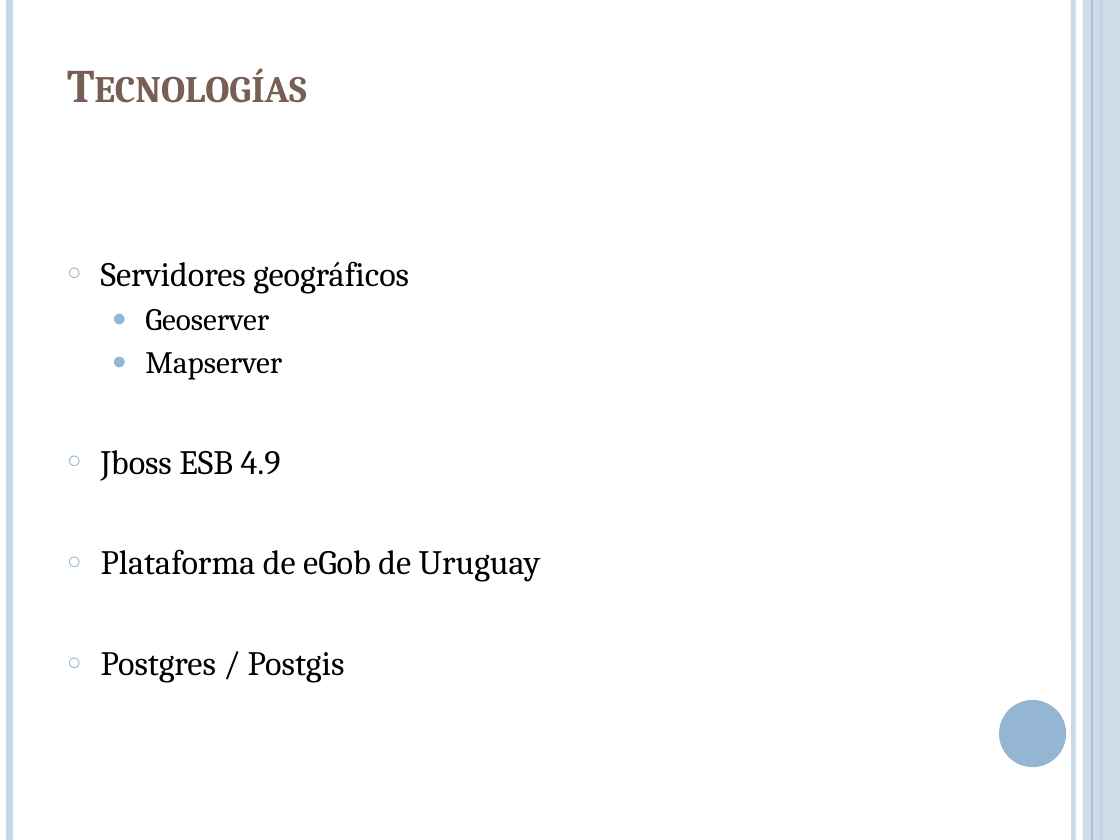
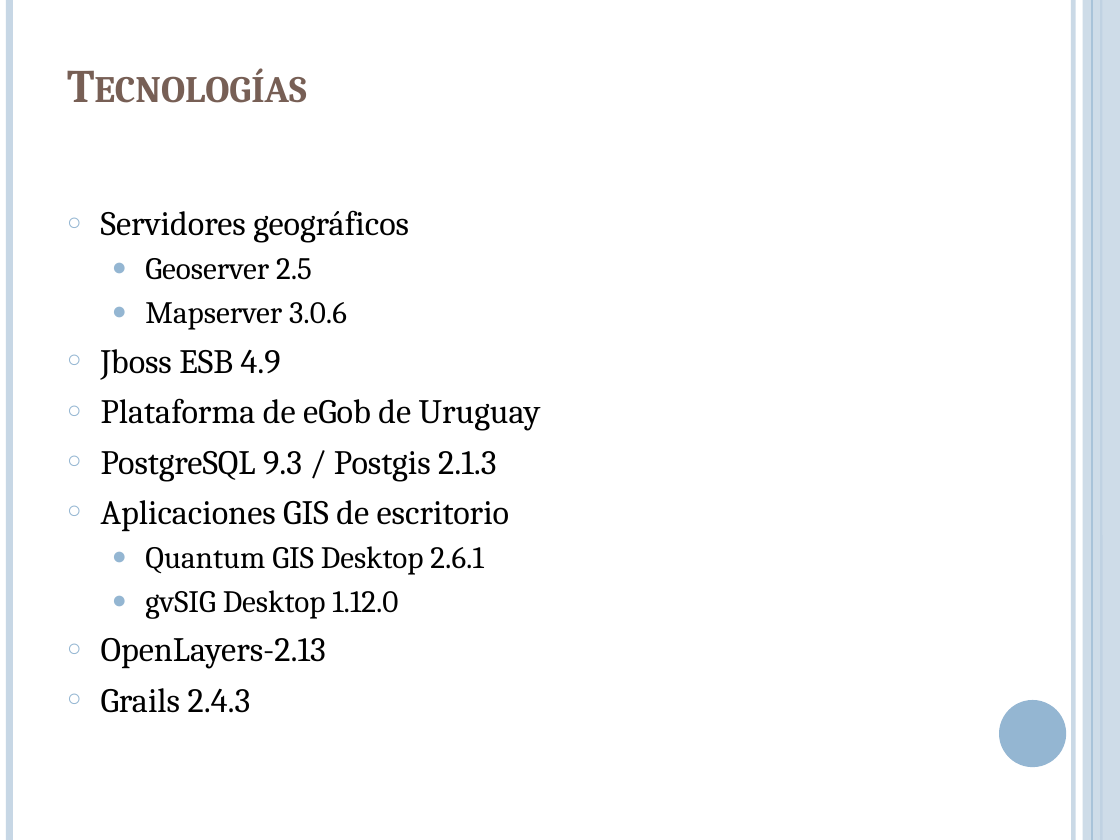
Before and after one commit to lcpaso1/integracion-gis-pge, a slide deck: slide 19 of Presentacion.pptx (slide 18 before the commit). Drawn at 1120x840 pixels with LibreOffice and Linux fonts; fonts in the diff are those of the drawing. Boxes give left, top, right and bottom in pixels: in the first picture for what was removed or moved away, otherwise in the second. Text is boxed around its words. In the diff, an @@ line names an element or a change of style, - is before the commit and + after.

```diff
--- a/Presentacion.pptx
+++ b/Presentacion.pptx
@@ text at (x1=145, y1=258, x2=347, y2=330): text changed @@
-  ● Geoserver
-  ● Mapserver
+  ● Geoserver 2.5
+  ● Mapserver 3.0.6
@@ text at (x1=101, y1=451, x2=509, y2=713): text changed @@
-○ Postgres / Postgis
+○ PostgreSQL 9.3 / Postgis 2.1.3
+○ Aplicaciones GIS de escritorio
+  ● Quantum GIS Desktop 2.6.1
+  ● gvSIG Desktop 1.12.0
+○ OpenLayers-2.13
+○ Grails 2.4.3
```
Also in this commit, not shown: 5 other slides changed, 7 slides added, 2 slides removed.
